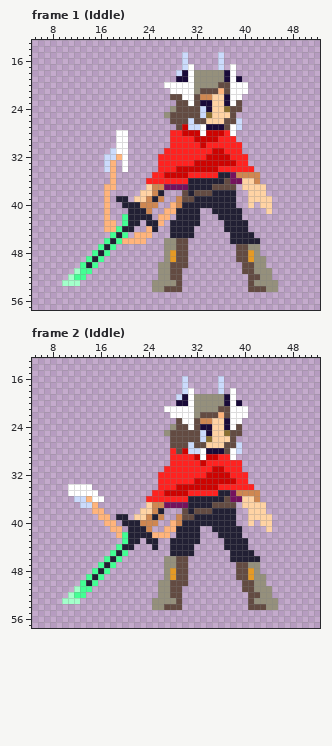
Two states of a pixel-art file, [ WIP Assets ]/Ren_Sprite_Layered.aseprite. The picture above is the old version.
64x64 pixels, 11 frames. Colours within 5 levels of each other are drawn and written as one. Shown: frame 1 (Iddle): x 5..52, y 13..57; frame 2 (Iddle): x 5..52, y 13..57. The commit also changed other frames, which this record leaves out.
New version:
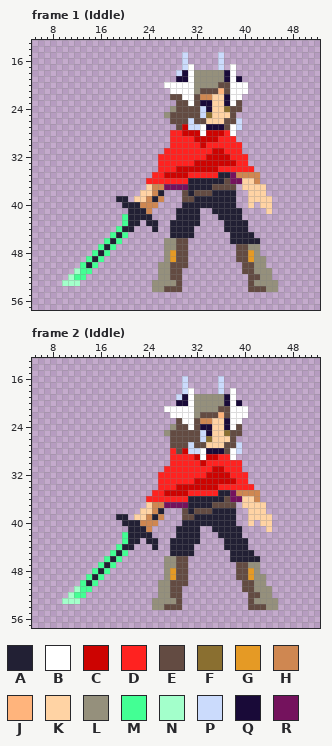
Palette (. is transparent): A #222034  B #ffffff  C #cd0301  D #ff2220  E #634b42  F #8a6f30  G #e59a25  H #cf8751  J #ffb47c  K #ffd3a4  L #95907c  M #43ff94  N #a3ffcb  P #cbdbfc  Q #190a38  R #74125d
Change:
layer "Tail" now hidden
Frame 1 (Iddle):
Colour B is removed in rows 28 to 31 at x 19 to 20; in rows 32 to 34 at x 20.
Colour H is removed in rows 39 to 40 at x 29.
Colour J is removed in row 32 at x 19; in rows 33 to 36 at x 18; in row 37 at x 17 to 18; in rows 38 to 39 at x 17; in row 40 at x 17 and 28; in row 41 at x 17 and 27 to 28.
Colour J is removed in row 42 at x 17 and 26 to 27; in row 43 at x 17 to 18 and 26; in row 44 at x 17 to 18 and 24; in row 45 at x 22 to 24; in row 46 at x 20 to 23.
Colour P is removed in row 31 at x 18; in row 32 at x 17 to 18; in rows 33 to 34 at x 17.
Frame 2 (Iddle):
Colour B is removed in row 34 at x 11 to 14; in row 35 at x 11 to 15; in row 36 at x 15 to 16.
Colour H is removed in rows 39 to 40 at x 29.
Colour J is removed in row 36 at x 14; in row 37 at x 15; in row 38 at x 15 to 16; in row 39 at x 16 to 17; in row 40 at x 17 to 18 and 28; in row 41 at x 18 to 19 and 27 to 28.
Colour J is removed in row 42 at x 19 and 25 to 27.
Colour P is removed in row 36 at x 12 to 13; in row 37 at x 13 to 14.
Pixel boxes of the changes (left, top, right, bottom) in both pictures:
erased: (104, 130, 182, 244)
erased: (68, 484, 122, 538)
erased: (152, 514, 182, 538)
